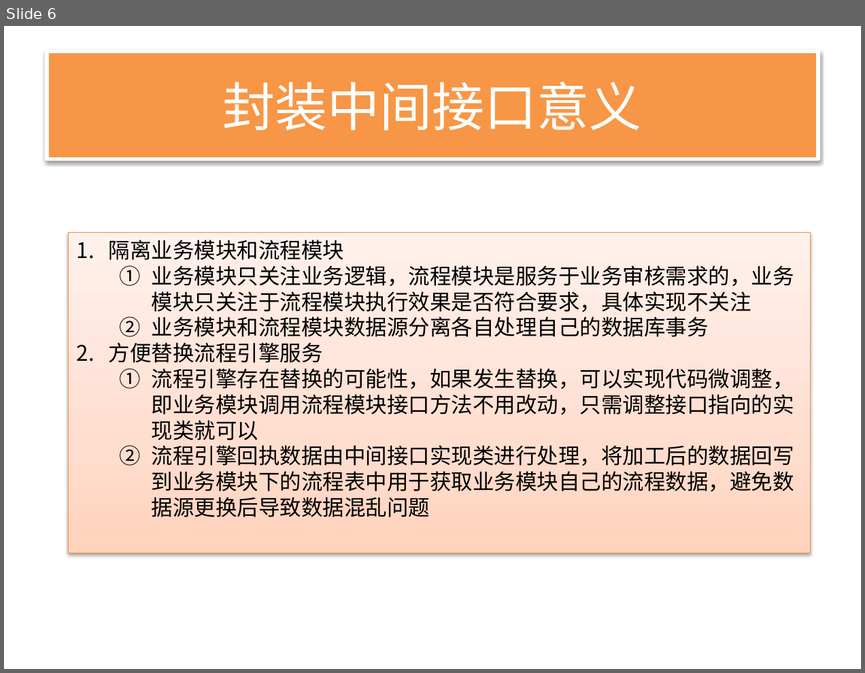
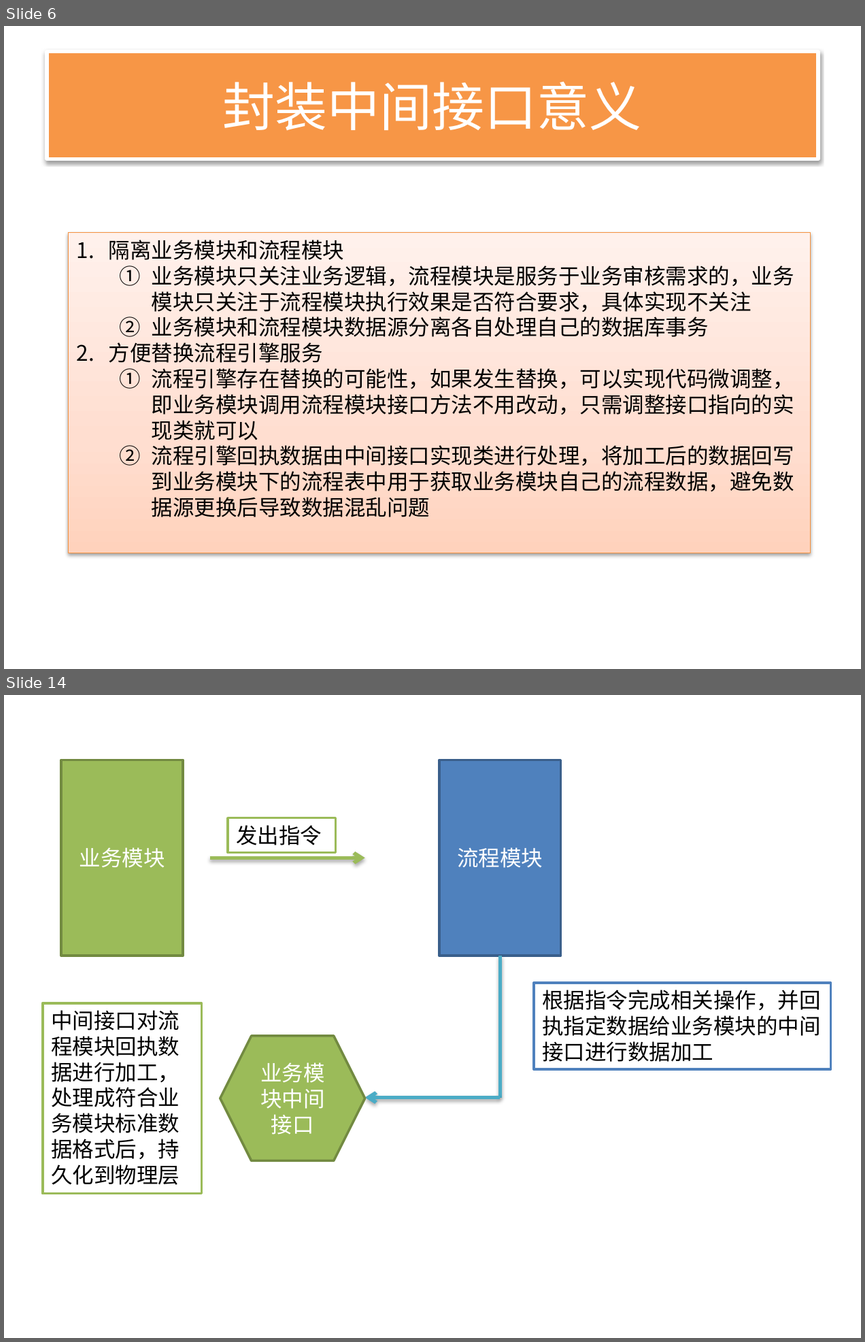
Before and after one commit to songzxDev/helloworld, a slide deck: WebContent/docs/BPM前期项目准备_20171026.pptx. Shown one above the other, each under a label of ours: slide 6 before the commit, slides 6 and 14 after it; the slides between them are not shown. The pictures are 865x673 and 865x1342 pixels, drawn with LibreOffice and Linux fonts; fonts in the diff are those of the drawing. Boxes give left, top, right and bottom in pixels: in the first picture for what was removed or moved away, otherwise in the second. Text is boxed around its words. In the diff, an @@ line names an element or a change of style, - is before the commit and + after.

```diff
--- a/WebContent/docs/BPM前期项目准备_20171026.pptx
+++ b/WebContent/docs/BPM前期项目准备_20171026.pptx
@@ slide 14 added at [4, 695, 861, 1338], background #FFFFFF @@
@@ rectangle added at [61, 760, 183, 955], fill #9BBB59, outline #738A42 2 pt, 18 pt, text #FFFFFF @@
+业务模块
@@ rectangle added at [439, 760, 561, 955], fill #4F81BD, outline #3A5F8C 2 pt, 18 pt, text #FFFFFF @@
+流程模块
@@ rectangle added at [228, 817, 336, 852], fill #FFFFFF, outline #9BBB59 2 pt, 18 pt, text #000000 @@
+发出指令
@@ arrow added from (209, 858) to (364, 858), #9BBB59 3 pt @@
@@ line added from (500, 955) to (500, 1097), #4BACC6 3 pt @@
@@ rectangle added at [534, 983, 830, 1070], fill #FFFFFF, outline #4F81BD 2 pt, 18 pt, text #000000 @@
+根据指令完成相关操作，并回执指定数据给业务模块的中间接口进行数据加工
@@ rectangle added at [43, 1002, 201, 1193], fill #FFFFFF, outline #9BBB59 2 pt, 18 pt, text #000000 @@
+中间接口对流程模块回执数据进行加工，处理成符合业务模块标准数据格式后，持久化到物理层
@@ hexagon added at [220, 1036, 364, 1161], fill #9BBB59, outline #738A42 2 pt, 18 pt, text #FFFFFF @@
+业务模块中间接口
@@ arrow added from (500, 1097) to (364, 1097), #4BACC6 3 pt @@
```
Also in this commit, not shown: 13 other slides added, 1 other file.
